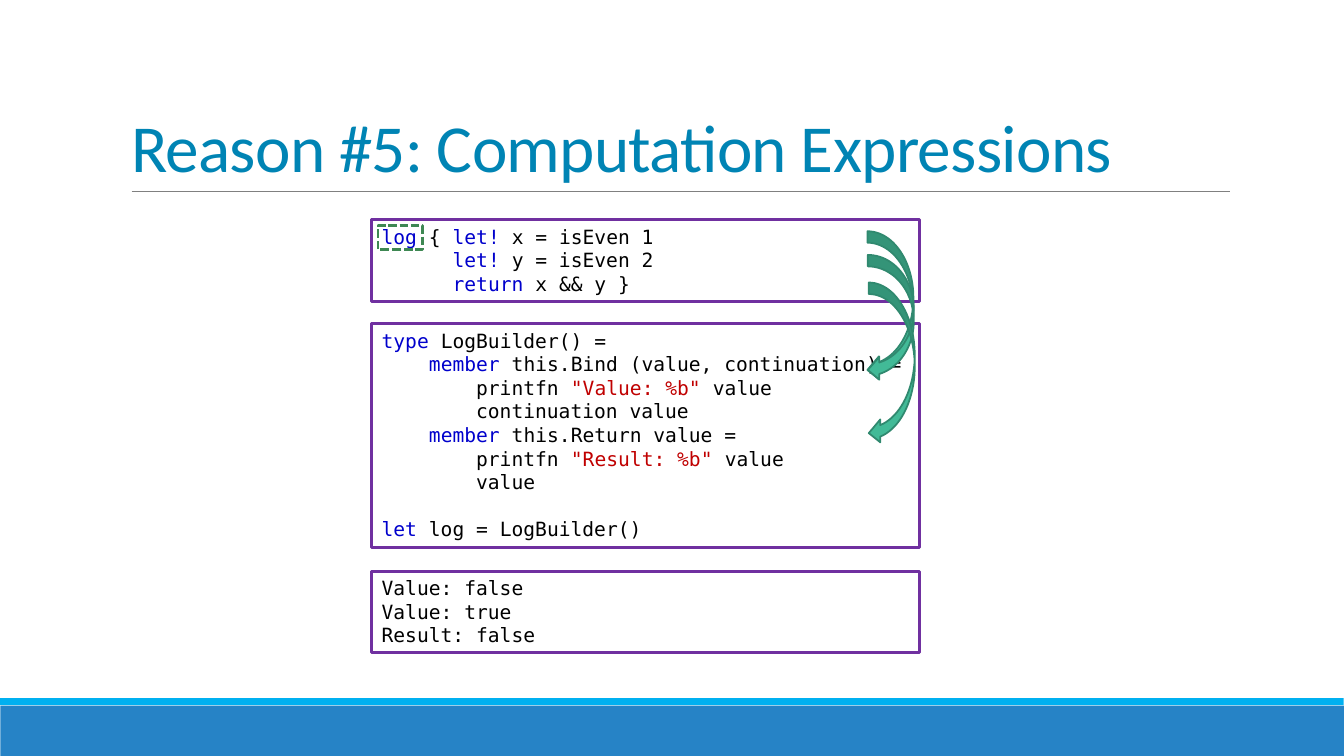
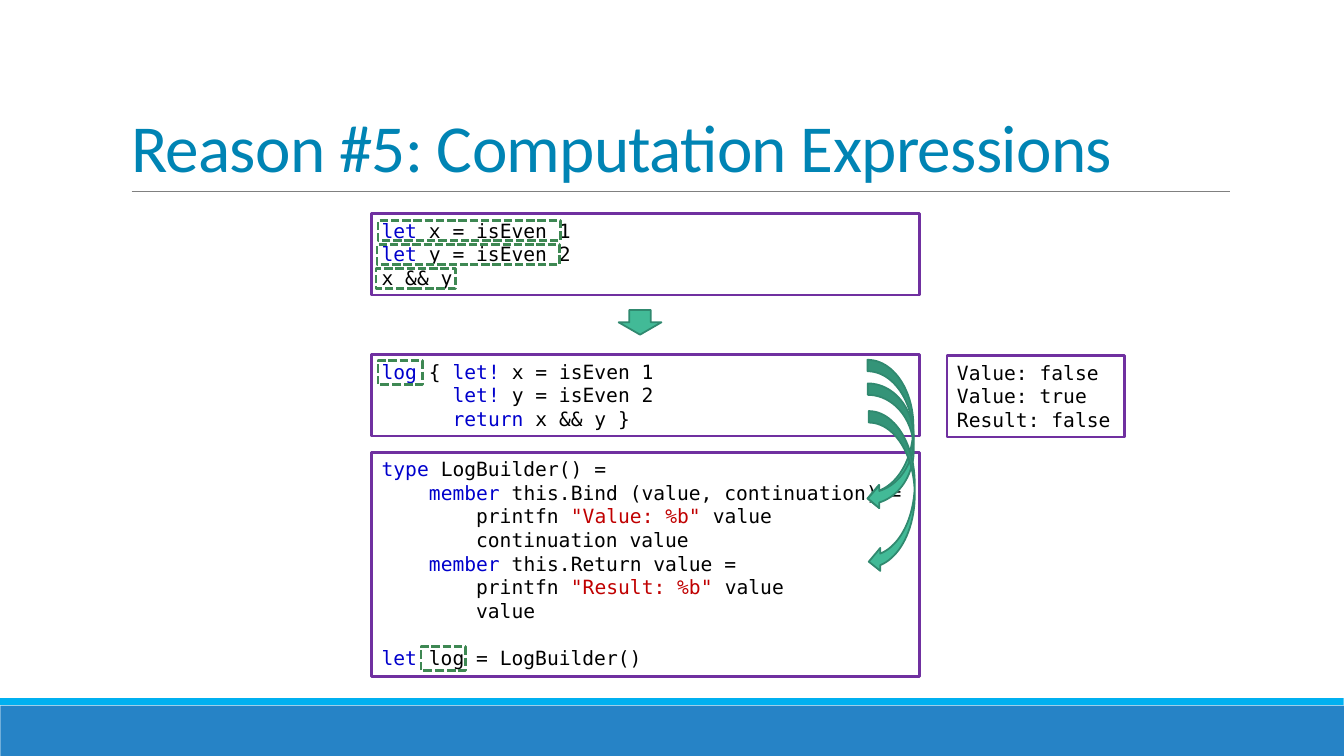
Before and after one commit to jorgef/fivereasons, a slide deck: slide 23 of FiveReasons.pptx (slide 32 before the commit). Drawn at 1344x756 pixels with LibreOffice and Linux fonts; fonts in the diff are those of the drawing. Boxes give left, top, right and bottom in pixels: in the first picture for what was removed or moved away, otherwise in the second. Text is boxed around its words. In the diff, an @@ line names an element or a change of style, - is before the commit and + after.

```diff
--- a/FiveReasons.pptx
+++ b/FiveReasons.pptx
@@ rectangle added at (372, 214, 920, 295), fill #FFFFFF, outline #7030A0 2 pt, 14 pt, text #000000 @@
+let x = isEven 1
+let y = isEven 2
+x && y
@@ rectangle added at (378, 221, 561, 241), outline #3E8853 2 pt dashed @@
@@ rectangle added at (376, 269, 456, 289), outline #3E8853 2 pt dashed @@
@@ rectangle added at (377, 245, 560, 265), outline #3E8853 2 pt dashed @@
@@ down arrow added at (619, 311, 661, 335), fill #42BA97, outline #318A70 1.25 pt @@
@@ rectangle "log { let! x = ...": place and size @@
-rectangle "log { let! x = ..." at (372, 220, 920, 301)
+rectangle "log { let! x = ..." at (372, 355, 920, 437)
@@ rectangle "Value: false": place and size @@
-rectangle "Value: false" at (372, 572, 920, 653)
+rectangle "Value: false" at (948, 356, 1125, 438)
@@ rectangle: place and size @@
-rectangle at (378, 226, 422, 250)
+rectangle at (378, 361, 422, 385)
@@ 3 curved right arrows, 1 rectangle: place and size @@
-3 curved right arrows, 1 rectangle at (372, 231, 920, 547)
+3 curved right arrows, 1 rectangle at (372, 360, 920, 677)
@@ rectangle added at (421, 647, 466, 671), outline #3E8853 2 pt dashed @@
```
Also in this commit, not shown: 3 other slides changed, 10 slides removed, 4 other files.
